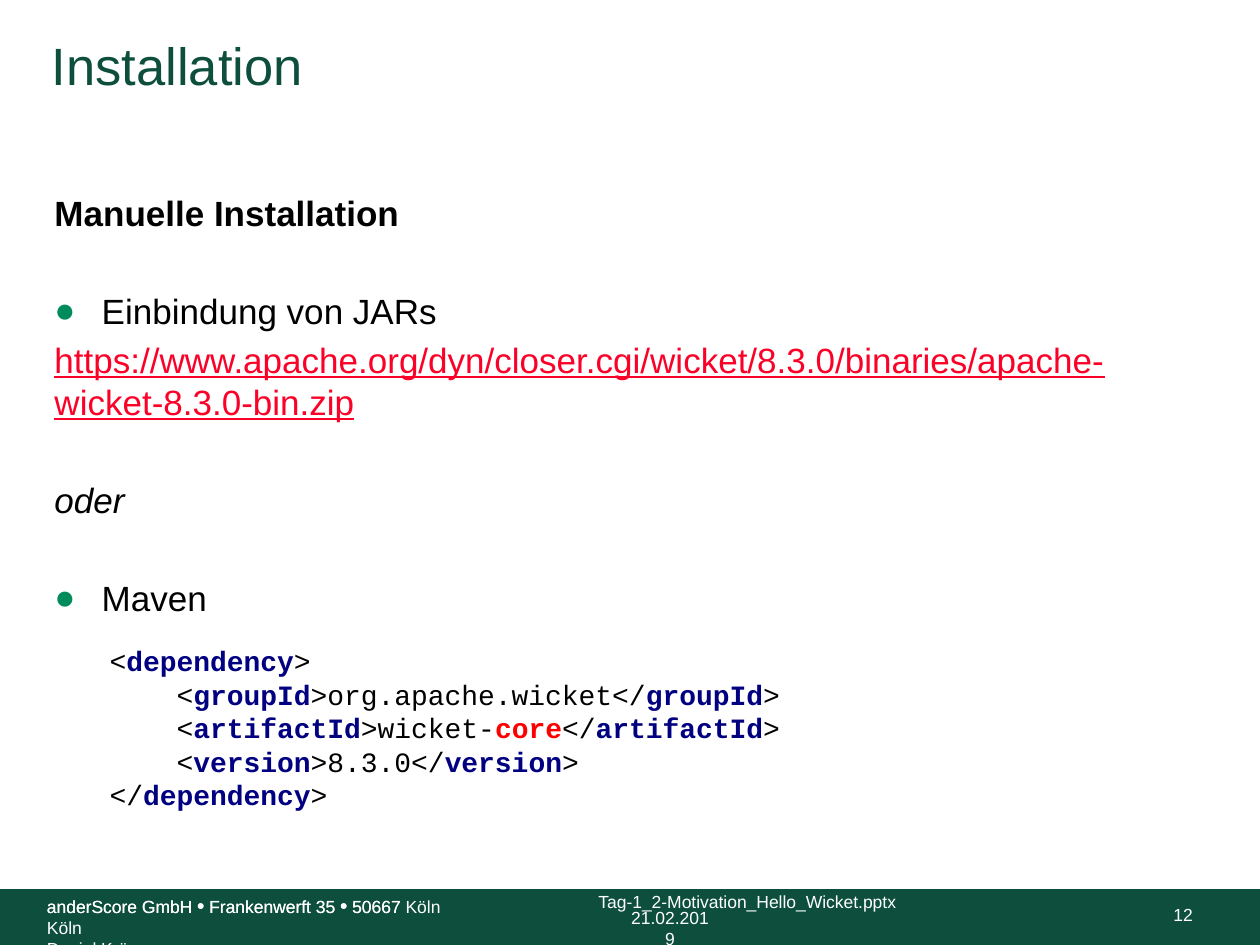
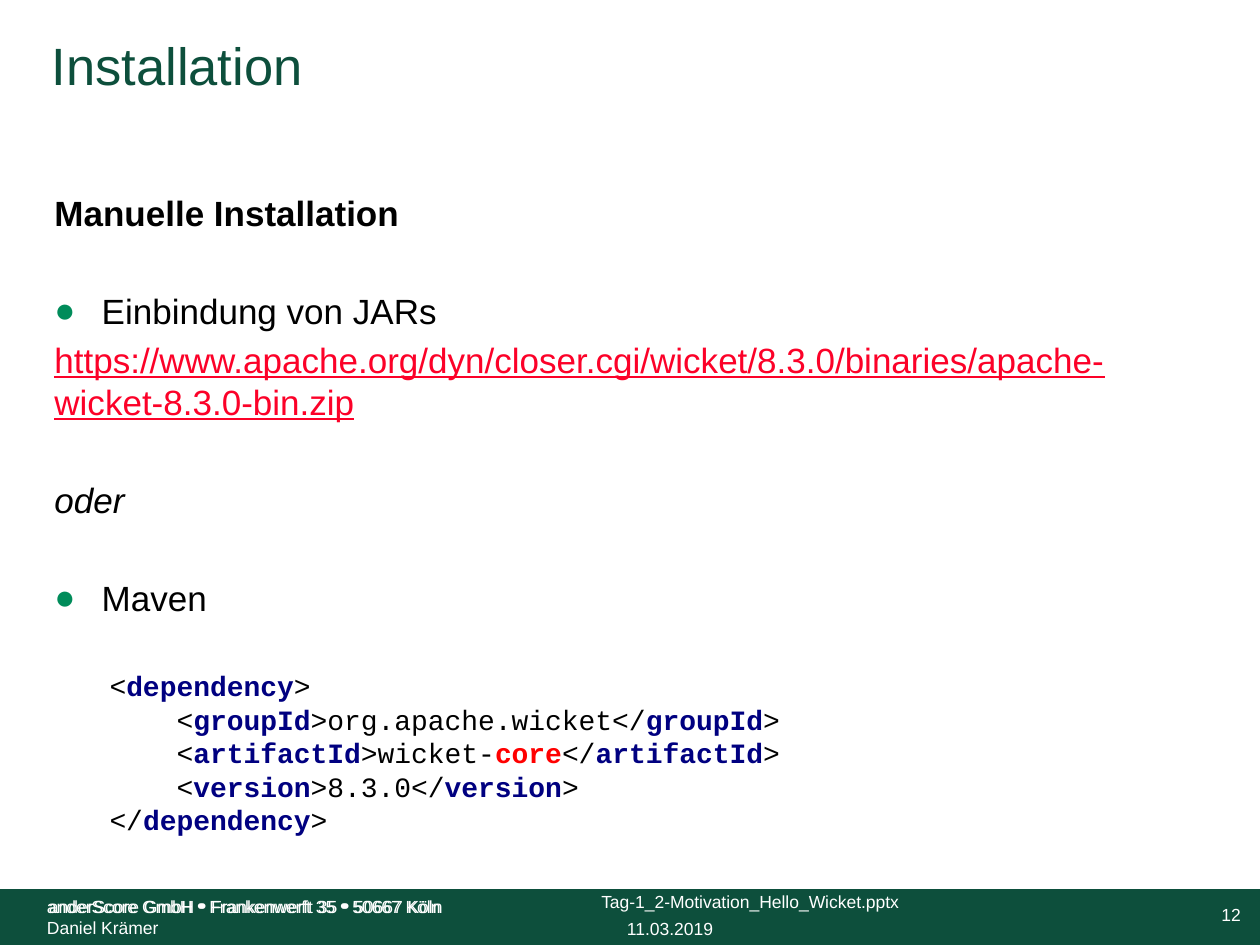
Before and after one commit to anderscore-gmbh/wicket-training, a slide deck: slide 12 of slides/Tag-1_2-Motivation_Hello_Wicket.pptx. Drawn at 1260x945 pixels with LibreOffice and Linux fonts; fonts in the diff are those of the drawing; background and template pictures are left out. Boxes give left, top, right and bottom in pixels: in the first picture for what was removed or moved away, otherwise in the second. Text is boxed around its words. In the diff, an @@ line names an element or a change of style, - is before the commit and + after.

```diff
--- a/slides/Tag-1_2-Motivation_Hello_Wicket.pptx
+++ b/slides/Tag-1_2-Motivation_Hello_Wicket.pptx
@@ text "Manuelle Installation" at box(54, 200, 1103, 836): indent changed; list level 2 to 1 in "<dependency> <groupId>org.apache.wicket</groupId> <artifactI ..." @@
@@ text "anderScore GmbH • Frankenwerft 35 ..." rewrapped from box(47, 921, 82, 934) to box(47, 899, 443, 934) @@
@@ page number: place and size @@
-page number at box(1173, 909, 1192, 921)
+page number at box(1221, 909, 1240, 921)
@@ text at box(627, 922, 713, 935): text changed @@
-21.02.2019
+11.03.2019
```
Also in this commit, not shown: 18 other slides changed, 2 slides added, 2 slides removed.
